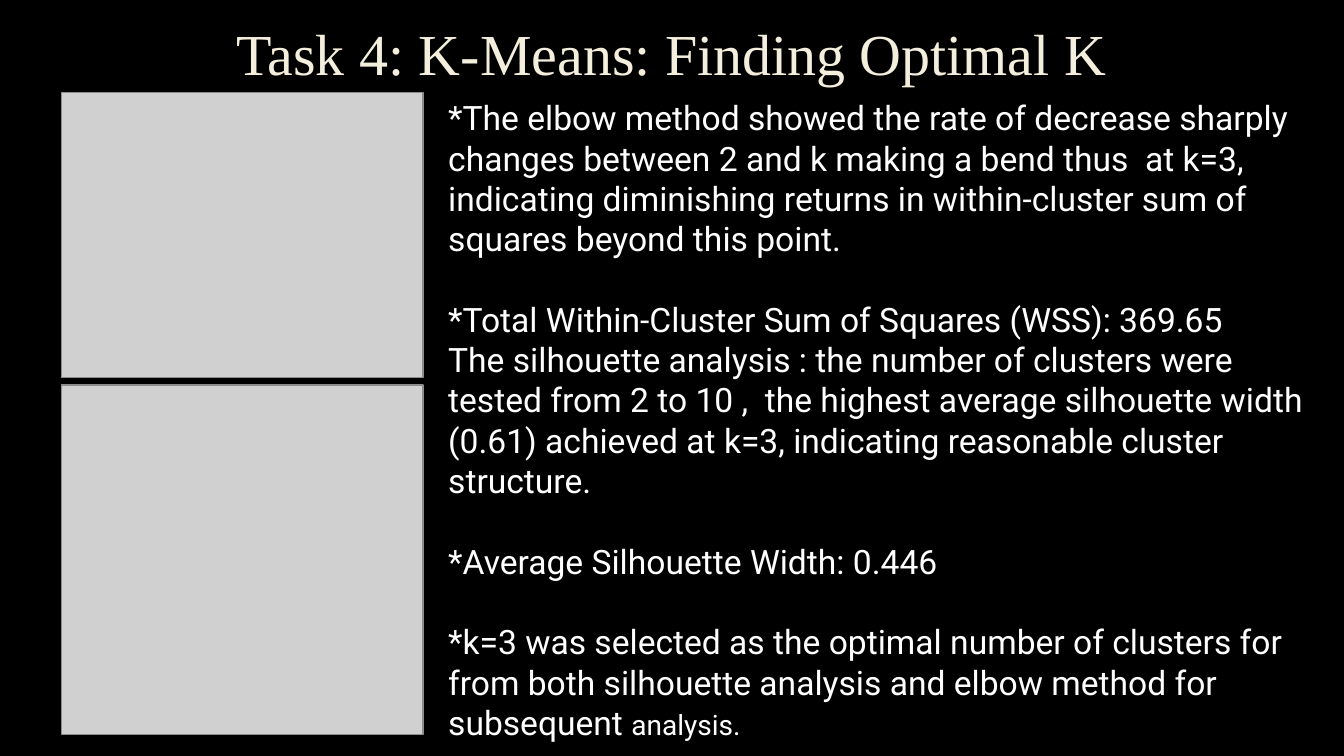
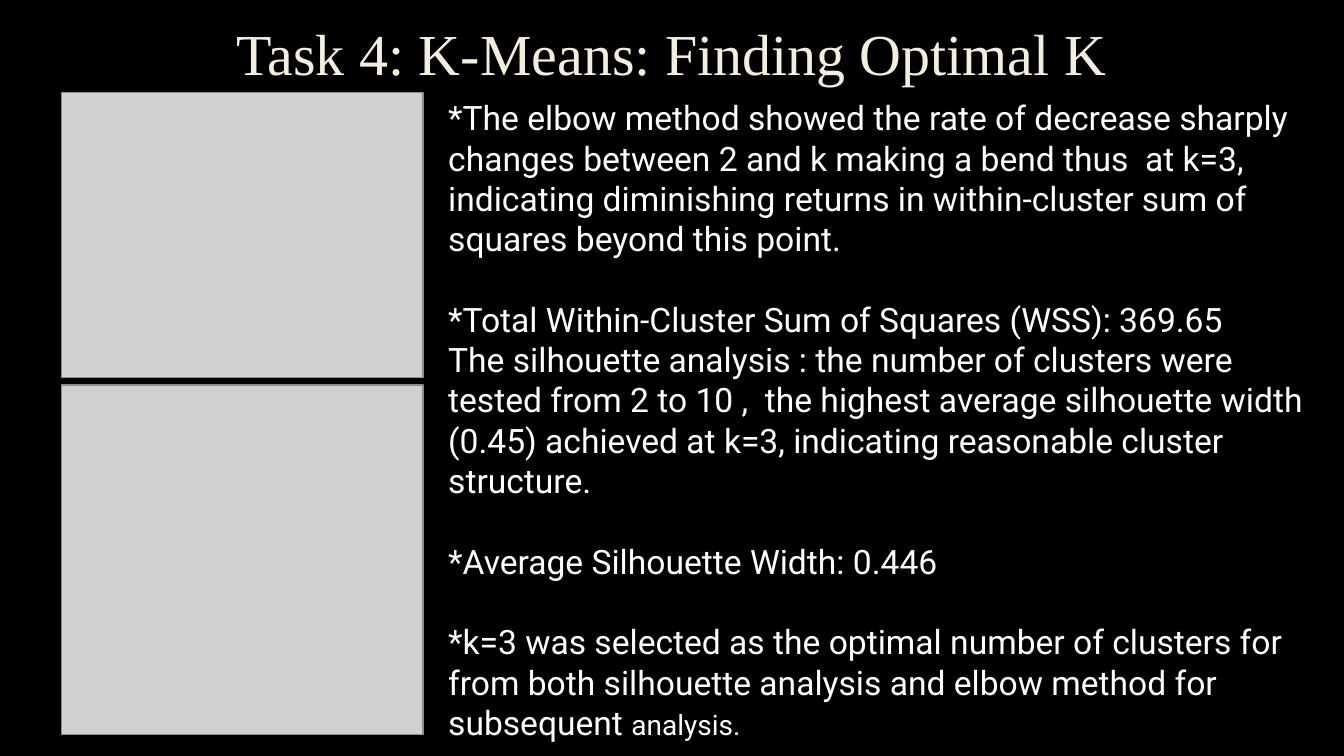
Before and after one commit to AlchymedSolutions/KIBIDI-MACHINE-LEARNING-PROJECTS-2026, a slide deck: slide 7 of ML ASS 4 PENGUIN UML1.pptx. Drawn at 1344x756 pixels with LibreOffice and Linux fonts; fonts in the diff are those of the drawing; grey boxes stand for pictures; background and template pictures are left out. Boxes give left, top, right and bottom in pixels: in the first picture for what was removed or moved away, otherwise in the second. Text is boxed around its words. In the diff, an @@ line names an element or a change of style, - is before the commit and + after.

```diff
--- a/ML ASS 4 PENGUIN UML1.pptx
+++ b/ML ASS 4 PENGUIN UML1.pptx
@@ text at [448, 346, 1303, 494]: text changed @@
-The silhouette analysis : the number of clusters were tested from 2 to 10 , the highest average silhouette width (0.61) achieved at k=3, indicating reasonable cluster structure.
+The silhouette analysis : the number of clusters were tested from 2 to 10 , the highest average silhouette width (0.45) achieved at k=3, indicating reasonable cluster structure.
```
Also in this commit, not shown: 2 other slides changed.
